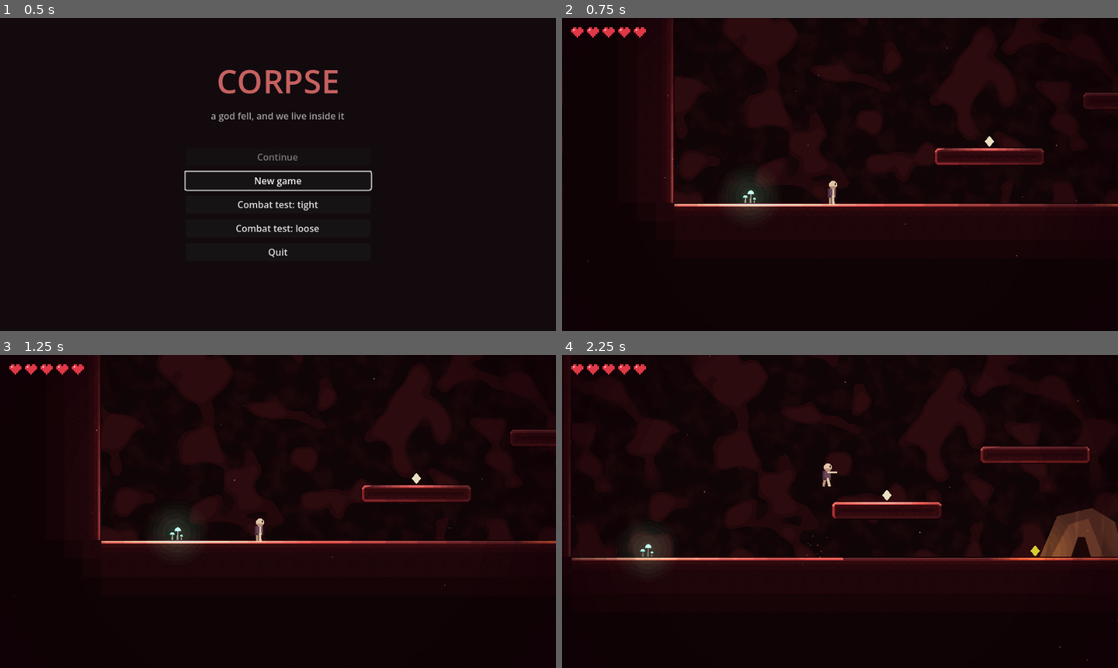
Above: before the commit, frames 1-4 (two rows, left to right).
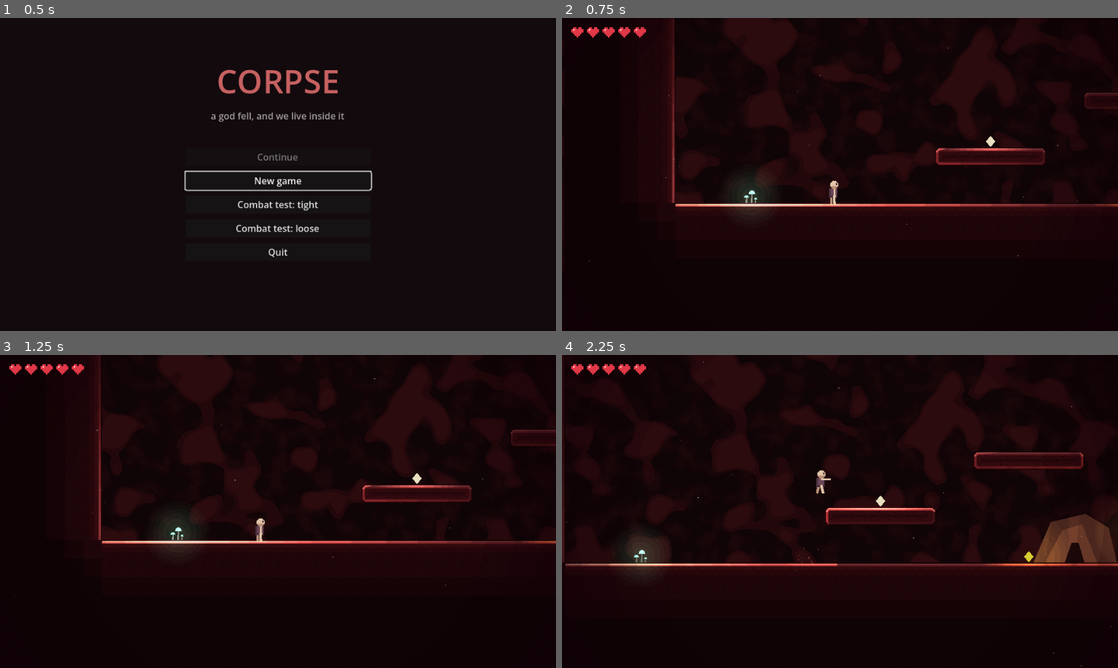
Above: after the commit, the same moments.

Repository: luigigoesboom/corpse
Game: Godot game, scene res://scenes/main_menu.tscn
The game is run twice, just before and just after one commit, with the same random seed, the same clock (stepped at 60 frames per second) and the same inputs.
Inputs (mouse positions are in pixels of both pictures, inside the frame that each line leads up to):
- Up to frame 1 (0.5 s): no input
- Up to frame 2 (0.75 s): click "New game" at 0.5 s
- Up to frame 3 (1.25 s): no input
- Up to frame 4 (2.25 s): tap Enter at 1.25 s; move the mouse to (962, 495) at 1.27 s; hold D (move_right) 1.28-2 s; tap J (attack) at 1.35 s; click (962, 495) at 1.42 s; tap Space (jump) at 1.52, 1.55, 1.82 s; drag from (728, 527) to (1056, 530) at 2.02 s

Frame 1 is identical in both runs. In frame 2, 0.5% of the frame differs, in the area x 4-95%, y 0-85%; in frame 3, 0.3%; in frame 4, 5.6%, in the area x 0-100%, y 0-100%.

Commit message:
Fix running jitter and leech flipping under the player
- Physics interpolation on: the player no longer zig-zags against the
  camera on screens faster than 60 Hz (measured +2.6/-1.5 px per frame
  before, under 0.15 after); Player.teleport() resets it after jumps
- Leech: 12 px dead zone instead of flipping each frame when the player is
  right above; gives up after 2.5 s out of reach and ignores the player
  for 3 s. Bile Spitter gets the same dead zone
- test_ai.gd reproduces the flipping (66 flips before, 0 after);
  perf_render checks on-screen smoothness

Co-Authored-By: Claude Opus 5.5 <noreply@anthropic.com>

Diff:
--- a/project.godot
+++ b/project.godot
@@ -116,6 +116,7 @@
 
 [physics]
 
+common/physics_interpolation=true
 3d/physics_engine="Jolt Physics"
 
 [rendering]
--- a/src/actors/creatures/bile_spitter.gd
+++ b/src/actors/creatures/bile_spitter.gd
@@ -135,7 +135,7 @@
 
 
 func _face(dx: float) -> void:
-	if dx != 0.0:
+	if absf(dx) > 8.0:  # Do not flip back and forth when the player is right above.
 		_dir = signf(dx)
 		_visual.scale.x = _dir
 
--- a/src/actors/creatures/gut_leech.gd
+++ b/src/actors/creatures/gut_leech.gd
@@ -23,6 +23,8 @@
 @export var lunge_speed := 380.0
 ## Flees when health drops to this or below.
 @export var flee_health := 1
+## Gives up after the player has been out of reach above it this long.
+@export var patience := 2.5
 
 var state := State.IDLE
 var _state_time := 0.0
@@ -31,6 +33,9 @@
 var _rng := RandomNumberGenerator.new()
 var _player: Player
 var _hurt_time := 0.0
+var _out_of_reach_time := 0.0
+## While above zero, it does not notice the player (it just gave up).
+var _ignore_time := 0.0
 
 @onready var _health: Health = $Health
 @onready var _visual: Node2D = $Visual
@@ -58,6 +63,7 @@
 		_enter(State.WANDER)
 	_state_time += delta
 	_hurt_time -= delta
+	_ignore_time -= delta
 	if not is_on_floor():
 		velocity.y += _gravity * delta
 
@@ -84,11 +90,20 @@
 				_enter(State.CHASE)
 		State.CHASE:
 			var dx := _player.global_position.x - global_position.x
-			_face(dx)
-			velocity.x = 0.0 if _blocked() else _dir * chase_speed
-			if absf(dx) < attack_range and absf(_player.global_position.y - global_position.y) < 48.0:
+			var dy := _player.global_position.y - global_position.y
+			if absf(dx) > 12.0:
+				_face(dx)
+				velocity.x = 0.0 if _blocked() else _dir * chase_speed
+			else:
+				velocity.x = 0.0  # Right below the player: wait instead of flipping.
+			# A crawler cannot reach a player standing well above it. Give up after a while.
+			_out_of_reach_time = _out_of_reach_time + delta if dy < -48.0 else 0.0
+			if absf(dx) < attack_range and absf(dy) < 48.0:
 				_enter(State.ATTACK)
 			elif global_position.distance_to(_player.global_position) > lose_range:
+				_enter(State.WANDER)
+			elif _out_of_reach_time > patience:
+				_ignore_time = 3.0
 				_enter(State.WANDER)
 		State.ATTACK:
 			_update_attack()
@@ -140,6 +155,7 @@
 func _enter(new_state: State) -> void:
 	state = new_state
 	_state_time = 0.0
+	_out_of_reach_time = 0.0
 	_bite.deactivate()
 	_visual.scale = Vector2(_dir, 1.0)
 
@@ -156,7 +172,7 @@
 
 
 func _sees_player() -> bool:
-	if _player == null or _player.is_dead():
+	if _player == null or _player.is_dead() or _ignore_time > 0.0:
 		return false
 	var to_player := _player.global_position - global_position
 	if to_player.length() > sight_range:
--- a/src/actors/player/player.gd
+++ b/src/actors/player/player.gd
@@ -215,9 +215,18 @@
 	_dead = false
 	body_hidden = false
 	_hurt_timer = 0.0
+	teleport(at)
+	health.heal_full()
+
+
+## Moves instantly. Physics interpolation (project setting) draws movement
+## smoothly between physics steps; after a jump across the map it must be
+## told not to slide there.
+func teleport(at: Vector2) -> void:
 	global_position = at
 	velocity = Vector2.ZERO
-	health.heal_full()
+	reset_physics_interpolation()
+	_camera.reset_smoothing()
 
 
 func _handle_attack() -> void:
--- a/tests/perf_render.gd
+++ b/tests/perf_render.gd
@@ -13,6 +13,8 @@
 	autoload("EventBus").mutations_changed.emit()
 	for i in 60:
 		await process_frame  # Warm-up: shaders compile, first chunks build.
+
+	await _check_running_is_smooth()
 
 	var frame_ms: Array[float] = []
 	var elapsed := 0.0
@@ -39,3 +41,35 @@
 		n, frame_ms[n / 2], 1000.0 / frame_ms[n / 2], frame_ms[int(n * 0.99)], frame_ms[n - 1], spikes])
 	check(frame_ms[int(n * 0.99)] < 33.4, "99% of frames under 33 ms")
 	check(spikes < n / 200, "fewer than 0.5% of frames are spikes")
+
+
+## Runs right for 2.5 s and tracks where the player is drawn on screen. With
+## physics interpolation the camera keeps the drawn player steady; without it
+## (60 physics steps on a faster screen) it zig-zags back and forth.
+func _check_running_is_smooth() -> void:
+	player.teleport(Vector2(300, 3178))
+	await wait_frames(30)
+	var interpolated: bool = ProjectSettings.get_setting("physics/common/physics_interpolation")
+	var track := {"prev": player.global_position, "cur": player.global_position}  # Lambdas copy plain locals.
+	var follow := func():
+		track.prev = track.cur
+		track.cur = player.global_position
+	physics_frame.connect(follow)
+	Input.action_press("move_right")
+	var xs: Array[float] = []
+	var start := Time.get_ticks_msec()
+	while Time.get_ticks_msec() - start < 2500:
+		await process_frame
+		# Interpolation on: drawn between the last two physics positions. Off: drawn where it is.
+		var drawn: Vector2 = track.prev.lerp(track.cur, Engine.get_physics_interpolation_fraction()) if interpolated else player.global_position
+		xs.append((root.get_canvas_transform() * drawn).x)
+	Input.action_release("move_right")
+	physics_frame.disconnect(follow)
+	var steady := xs.slice(xs.size() / 2)
+	var reversals := 0
+	for i in range(2, steady.size()):
+		var a: float = steady[i - 1] - steady[i - 2]
+		var b: float = steady[i] - steady[i - 1]
+		if a * b < 0.0 and absf(a) > 0.25 and absf(b) > 0.25:
+			reversals += 1
+	check(reversals < steady.size() / 20, "running looks smooth on screen (%d zig-zags in %d frames)" % [reversals, steady.size()])
--- /dev/null
+++ b/tests/test_ai.gd
@@ -0,0 +1,28 @@
+extends "res://tests/test_case.gd"
+## Creature behaviour edge cases.
+
+
+func run() -> void:
+	await start_scene("res://game.tscn")
+	# Hold the player in open air right above a chasing leech (in view, out of reach),
+	# wobbling a little like a real player does.
+	var leech = entity("LeechChamber")
+	player.health.invulnerable = true
+	leech.global_position = Vector2(2300, 3200)
+	leech.velocity = Vector2.ZERO
+	await wait_frames(2)
+	leech.state = 3  # CHASE
+	var flips := 0
+	var last_dir: float = signf(leech.get_node("Visual").scale.x)
+	var gave_up := false
+	for i in 300:  # 5 seconds.
+		player.global_position = Vector2(leech.global_position.x + sin(i * 0.7) * 6.0, 3080)
+		player.velocity = Vector2.ZERO
+		await physics_frame
+		var dir: float = signf(leech.get_node("Visual").scale.x)
+		if dir != last_dir:
+			flips += 1
+			last_dir = dir
+		gave_up = gave_up or leech.state == 1  # WANDER
+	check(flips <= 4, "a leech below the player does not flip back and forth (%d flips in 5 s)" % flips)
+	check(gave_up, "it gives up on a player it cannot reach and wanders off")
Not shown, added: tests/test_ai.gd.uid
Not shown, changed: CLAUDE.md
Not shown, changed: docs/DEVLOG.md
